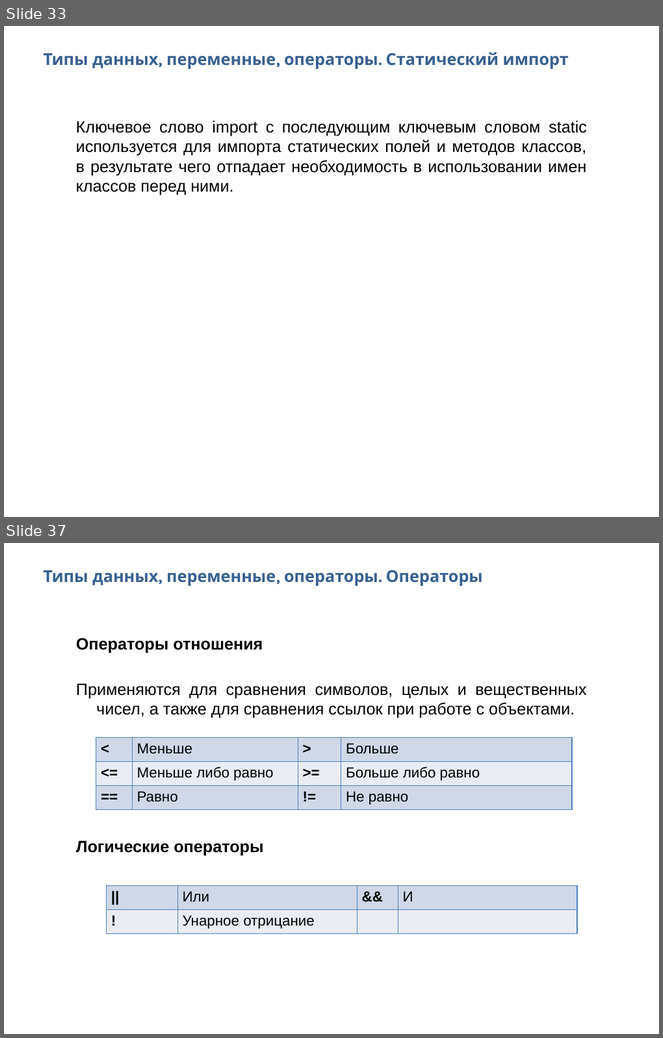
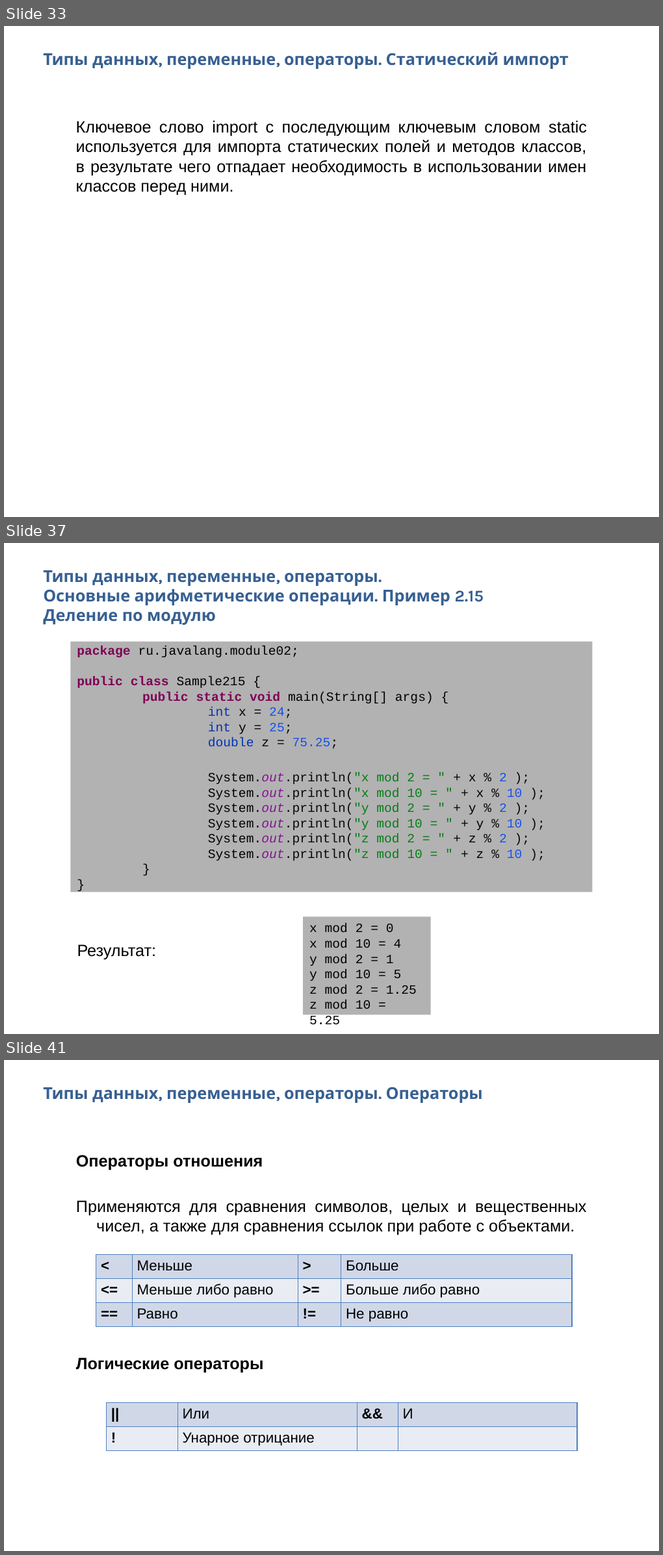
Before and after one commit to Vyacheslav2023/javase0111, a slide deck: presentation/JavaSE12ТипыОператоры.pptx. Shown one above the other, each under a label of ours: slides 33 and 37 before the commit, slides 33, 37 and 41 after it; the slides between them are not shown. The pictures are 663x1038 and 663x1555 pixels, drawn with LibreOffice and Linux fonts; fonts in the diff are those of the drawing. Boxes give left, top, right and bottom in pixels: in the first picture for what was removed or moved away, otherwise in the second. Text is boxed around its words. In the diff, an @@ line names an element or a change of style, - is before the commit and + after.

Commit message:
Module02 done!

```diff
--- a/presentation/JavaSE12ТипыОператоры.pptx
+++ b/presentation/JavaSE12ТипыОператоры.pptx
@@ slide 37 added at (x1=4, y1=543, x2=659, y2=1034), background #FFFFFF @@
@@ text added at (x1=43, y1=570, x2=484, y2=625), 18 pt, text #376092, bold @@
+Типы данных, переменные, операторы.
+Основные арифметические операции. Пример 2.15
+Деление по модулю
@@ rectangle added at (x1=71, y1=642, x2=593, y2=893), fill #B2B2B2, 14 pt, text #000000 @@
+package ru.javalang.module02;
+public class Sample215 {
+public static void main(String[] args) {
+int x = 24;
+int y = 25;
+double z = 75.25;
+System.out.println("x mod 2 = " + x % 2 );
+System.out.println("x mod 10 = " + x % 10 );
+System.out.println("y mod 2 = " + y % 2 );
+System.out.println("y mod 10 = " + y % 10 );
+System.out.println("z mod 2 = " + z % 2 );
+System.out.println("z mod 10 = " + z % 10 );
+}
+}
@@ rectangle added at (x1=304, y1=917, x2=431, y2=1016), fill #B2B2B2, 14 pt, text #000000 @@
+x mod 2 = 0
+x mod 10 = 4
+y mod 2 = 1
+y mod 10 = 5
+z mod 2 = 1.25
+z mod 10 = 5.25
@@ text added at (x1=77, y1=945, x2=157, y2=960), 18 pt, text #000000 @@
+Результат:
@@ what was slide 37 is now slide 41 @@
```
Also in this commit, not shown: 15 slides changed, 3 other slides added, 6 other files.
